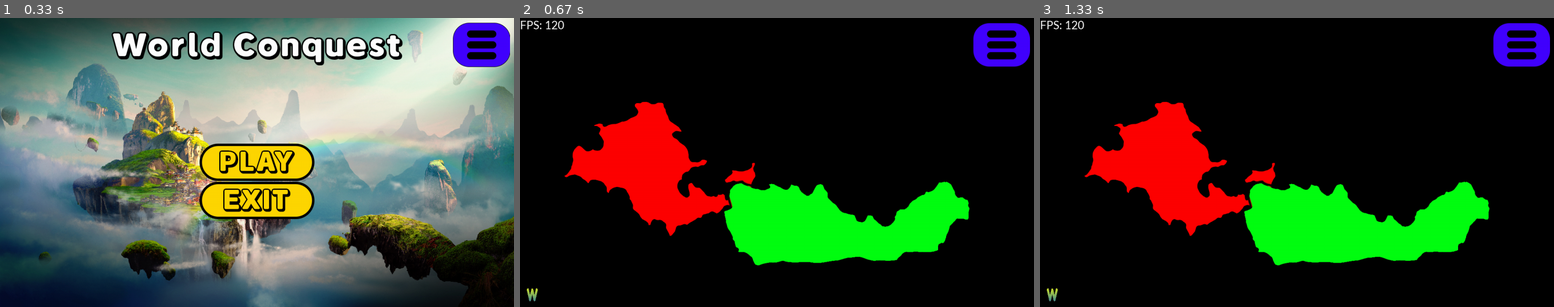
Above: before the commit, frames 1-3 (left to right).
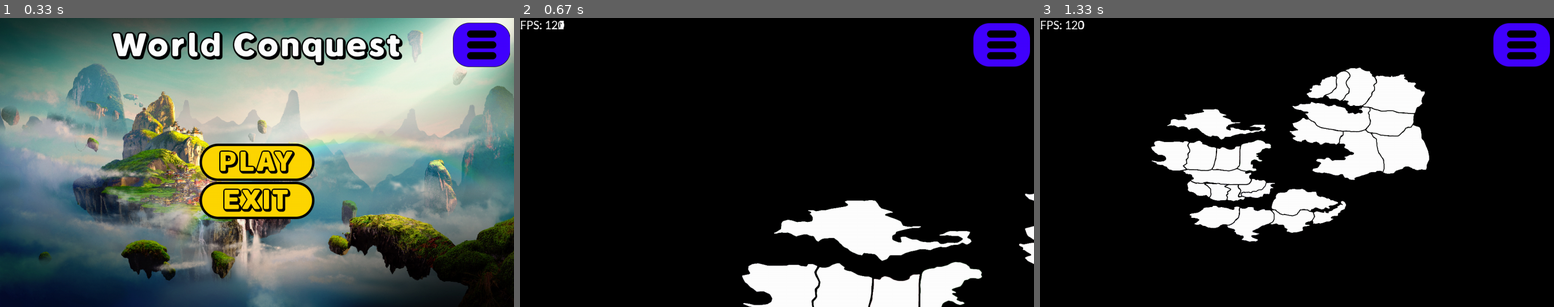
Above: after the commit, the same moments.

Repository: SWE2024/project-pygame
Game: pygame game, started from main.py
Same seed, same stepped clock (60 frames per second), same inputs: the game is played once before the commit and once after it.
Inputs (mouse positions are in pixels of both pictures, inside the frame that each line leads up to):
- Up to frame 1 (0.33 s): no input
- Up to frame 2 (0.67 s): click (777, 162) at 0.38 s
- Up to frame 3 (1.33 s): tap F at 0.67 s; click (1137, 119) at 1.05 s

Frame 1 is identical in both runs. In frame 2, 22% of the frame differs, in the area x 0-100%, y 0-100%; in frame 3, 26%, in the area x 0-88%, y 0-99%.

Commit message:
all countries added

Diff:
--- a/main.py
+++ b/main.py
@@ -27,21 +27,94 @@
 pygame.display.set_caption('World Conquest')
 pygame.display.set_icon(icon)
 
+imgLogo = pygame.image.load(current_path + '/assets/imgLogo.png').convert_alpha()
+imgBackground = pygame.image.load(current_path + '/assets/imgBackground.jpg').convert()
+current_background = None
+screen.blit(imgBackground, (0, 0))
+pygame.draw.rect(screen, (0, 0, 0, 255), pygame.Rect(145, display_height * 0.75 - 5, display_width - 290, 110))
+
+x = 0
+def update_progress_bar():
+    global x
+    pygame.draw.rect(screen, (255, 215, 0, 255), pygame.Rect(150, display_height * 0.75, (display_width * x) - 300, 100))
+    pygame.display.flip()
+    x += (1 / 28)
+
+def change_music(music_path):
+    mixer.music.unload()
+    mixer.music.load(music_path)
+    mixer.music.play(-1)
+    mixer.music.set_volume(0.3)
+
+def resize_all(list_of_countries):
+    new_width = screen.get_width()
+    new_height = screen.get_height()
+    screen.fill('black')
+
+    for country in list_of_countries:
+        country.set_image(new_width, new_height)
+        screen.blit(country.get_image(), (0, 0))
+
+class FPS:
+    def __init__(self):
+        self.font = pygame.font.SysFont('Calibri', 32)
+
+    def render(self, screen):
+        self.text = self.font.render('FPS: ' + str(round(clock.get_fps())), True, (255, 255, 255))
+        screen.blit(self.text, (0, 0))
+
+class Country:
+    name = ''
+    image = None # the physical render of the country
+    mask = None # the clickable area
+    no_of_troops = 0
+    owner = None # references the Player class that owns the country
+
+    def __init__(self, name, image, owner):
+        self.name = name
+        self.image = image # this should be pygame.image.load(current_path + '/assets/countries/countryname.png').convert_alpha()
+        self.mask = pygame.mask.from_surface(self.image)
+        self.owner = owner
+
+    def get_name(self):
+        return self.name
+
+    def set_image(self, x, y):
+        self.image = pygame.transform.scale(self.image, (x, y))
+        self.mask = pygame.mask.from_surface(self.image)
+        return
+
+    def get_image(self):
+        return self.image
+
+    def get_mask(self):
+        return self.mask
+
+    def get_owner(self):
+        return self.owner
+
+update_progress_bar()
 btnPlay = pygame.image.load(current_path + '/assets/buttons/btnPlay.png').convert_alpha()
 btnPlayHover = pygame.image.load(current_path + '/assets/buttons/btnPlayHover.png').convert_alpha()
+btnExit = pygame.image.load(current_path + '/assets/buttons/btnExit.png').convert_alpha()
+btnExitHover = pygame.image.load(current_path + '/assets/buttons/btnExitHover.png').convert_alpha()
 btnSettings = pygame.image.load(current_path + '/assets/buttons/btnSettings.png').convert_alpha()
 btnSettingsHover = pygame.image.load(current_path + '/assets/buttons/btnSettingsHover.png').convert_alpha()
 btnAudio = pygame.image.load(current_path + '/assets/buttons/btnAudio.png').convert_alpha()
 btnAudioHover = pygame.image.load(current_path + '/assets/buttons/btnAudioHover.png').convert_alpha()
 btnBack = pygame.image.load(current_path + '/assets/buttons/btnBack.png').convert_alpha()
 btnBackHover = pygame.image.load(current_path + '/assets/buttons/btnBackHover.png').convert_alpha()
-btnExit = pygame.image.load(current_path + '/assets/buttons/btnExit.png').convert_alpha()
-btnExitHover = pygame.image.load(current_path + '/assets/buttons/btnExitHover.png').convert_alpha()
 btnQuit = pygame.image.load(current_path + '/assets/buttons/btnQuit.png').convert_alpha()
 btnQuitHover = pygame.image.load(current_path + '/assets/buttons/btnQuitHover.png').convert_alpha()
-imgLogo = pygame.image.load(current_path + '/assets/imgLogo.png').convert_alpha()
-imgBackground = pygame.image.load(current_path + '/assets/imgBackground.jpg').convert()
-current_background = None
+update_progress_bar()
+
+loc = []
+
+for i in range(1, 26):
+    country_no = f"{i}"
+    country_no = Country(f"killzone #{country_no}", pygame.image.load(current_path + f'/assets/countries/country{country_no}.png').convert_alpha(), None)
+    loc.append(country_no)
+    update_progress_bar()
 
 clock = pygame.time.Clock()
 dt = 0
@@ -49,22 +122,6 @@
 """
 GAME CODE
 """
-
-def change_music(music_path):
-    mixer.music.unload()
-    mixer.music.load(music_path)
-    mixer.music.play(-1)
-    mixer.music.set_volume(0.3)
-
-
-class FPS:
-    def __init__(self):
-        self.font = pygame.font.SysFont('Calibri', 32)
-
-    def render(self, screen):
-        self.text = self.font.render('FPS: ' + str(round(clock.get_fps())), True, (255, 255, 255))
-        screen.blit(self.text, (0, 0))
-
 
 class UI:
     """
@@ -163,10 +220,12 @@
                             screen = pygame.display.set_mode((1280, 720), pygame.RESIZABLE, vsync=0)
                             current_background = pygame.transform.scale(imgBackground, (screen.get_width(), screen.get_height()))
                             self.fullscreen = False
+                            resize_all(loc)
                         else:
                             screen = pygame.display.set_mode((0, 0), pygame.FULLSCREEN, vsync=0)
                             current_background = pygame.transform.scale(imgBackground, (screen.get_width(), screen.get_height()))
                             self.fullscreen = True
+                            resize_all(loc)
                     if event.key == pygame.K_ESCAPE:
                         screen.fill("black")
                         current_background.set_alpha(60)
@@ -240,6 +299,7 @@
                             while in the menu, which tanks performance
                             """
                             self.fullscreen = False
+                            resize_all(loc)
                         else:
                             screen = pygame.display.set_mode((0, 0), pygame.FULLSCREEN, vsync=0)
                             current_background = pygame.transform.scale(imgBackground, (screen.get_width(), screen.get_height()))
@@ -253,6 +313,7 @@
                             while in the menu, which tanks performance
                             """
                             self.fullscreen = True
+                            resize_all(loc)
 
             """
             render only the button area, to improve performance and reduce unnecessary rendering
@@ -265,22 +326,15 @@
     def game(self):
         global running, screen
 
-        c1 = pygame.image.load(current_path + '/assets/countries/country1.png').convert_alpha()
-        c2 = pygame.image.load(current_path + '/assets/countries/country2.png').convert_alpha()
+        screen.fill('black')
+        for country in loc:
+            screen.blit(country.get_image(), (0, 0))
 
         while 1:
-            screen.fill("black")
+            # screen.fill("black") # comment out if you need to do something else
             dt = clock.tick(165) * 0.001  # limit fps to 165 in game
 
             # insert game logic here
-
-            c1_pos = (100, 200)
-            c1_mask = pygame.mask.from_surface(c1)
-            screen.blit(c1, c1_pos)
-
-            c2_pos = (500, 400)
-            c2_mask = pygame.mask.from_surface(c2)
-            screen.blit(c2, c2_pos)
 
             areaSettingsBtn = pygame.Rect(screen.get_width() - 144 - 10, 10, 144,
                                           122)  # offset 10px from the edge of the screen
@@ -290,10 +344,12 @@
             if areaSettingsBtn.collidepoint(cursor_pos):
                 screen.blit(btnSettingsHover, (screen.get_width() - 144 - 10, 10))
 
-            keys = pygame.key.get_pressed()
-
-            fps.render(screen)
-            ui.render(screen)
+            # keys = pygame.key.get_pressed()
+
+            # pygame.draw.rect(screen, (0, 0, 0, 255), pygame.Rect(0, 0, 100, 75))  # prevents FPS values overlapping
+            # fps.render(screen)
+            # pygame.display.update(pygame.Rect(0, 0, 100, 75))
+            # ui.render(screen)
 
             for event in pygame.event.get():
                 if event.type == pygame.QUIT:
@@ -307,14 +363,10 @@
                     the exact same thing
                     """
                     try:
-                        if c1_mask.get_at((event.pos[0] - c1_pos[0], event.pos[1] - c1_pos[1])):
-                            print('clicked {country 1}')
-                    except IndexError:
-                        pass # ignore the exception :skull: :skull:
-
-                    try:
-                        if c2_mask.get_at((event.pos[0] - c2_pos[0], event.pos[1] - c2_pos[1])):
-                            print('clicked {country 2}')
+                        for country in loc:
+                            if country.get_mask().get_at((event.pos[0], event.pos[1])):
+                                print(f'clicked country: {country.get_name()}')
+                                break
                     except IndexError:
                         pass # ignore the exception :skull: :skull:
 
@@ -327,14 +379,19 @@
                         if self.fullscreen:
                             screen = pygame.display.set_mode((1280, 720), pygame.RESIZABLE, vsync=0)
                             self.fullscreen = False
+                            resize_all(loc)
                         else:
                             screen = pygame.display.set_mode((0, 0), pygame.FULLSCREEN, vsync=0)
                             self.fullscreen = True
+                            resize_all(loc)
 
                     if event.key == pygame.K_ESCAPE:
                         self.current_page = self.game_settings
                         return
 
+            pygame.draw.rect(screen, (0, 0, 0, 255), pygame.Rect(0, 0, 100, 25))  # prevents FPS values overlapping
+            fps.render(screen) # uncomment for debugging
+            pygame.display.update(pygame.Rect(0, 0, 100, 25))
             pygame.display.flip()
 
     def game_settings(self):
@@ -389,9 +446,11 @@
                         if self.fullscreen:
                             screen = pygame.display.set_mode((1280, 720), pygame.RESIZABLE, vsync=0)
                             self.fullscreen = False
+                            resize_all(loc)
                         else:
                             screen = pygame.display.set_mode((0, 0), pygame.FULLSCREEN, vsync=0)
                             self.fullscreen = True
+                            resize_all(loc)
 
             """
             render only the button area, to improve performance and reduce unnecessary rendering
Binary file changed: assets/countries/country1.png
Binary file added: assets/countries/country10.png
Binary file added: assets/countries/country11.png
Binary file added: assets/countries/country12.png
Binary file added: assets/countries/country13.png
Binary file added: assets/countries/country14.png
Binary file added: assets/countries/country15.png
Binary file added: assets/countries/country16.png
Binary file added: assets/countries/country17.png
Binary file added: assets/countries/country18.png
Binary file added: assets/countries/country19.png
Binary file changed: assets/countries/country2.png
(and 15 more such lines)
